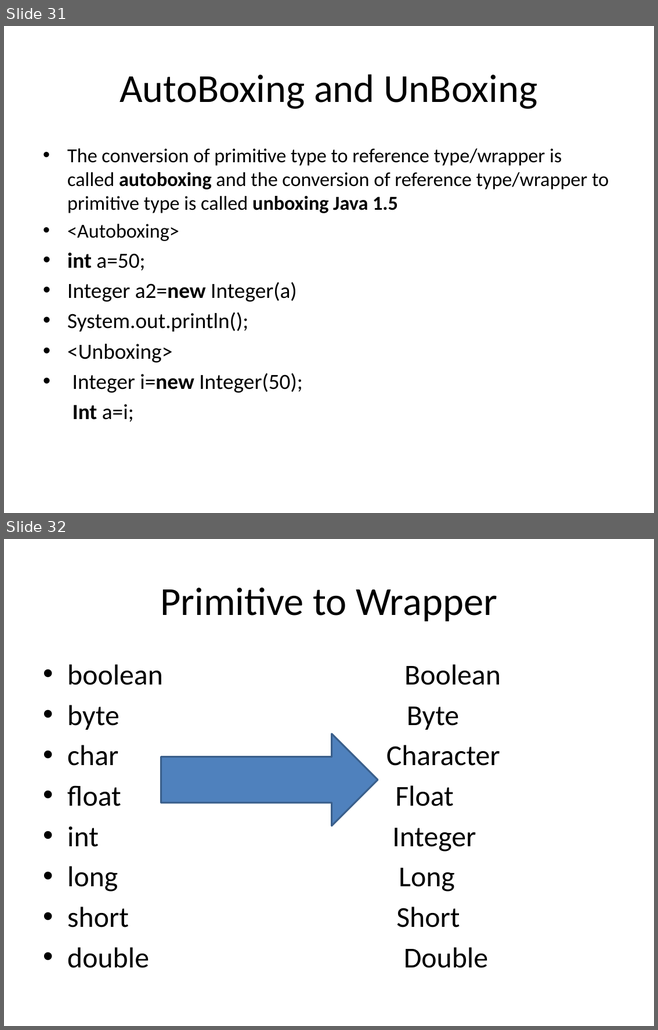
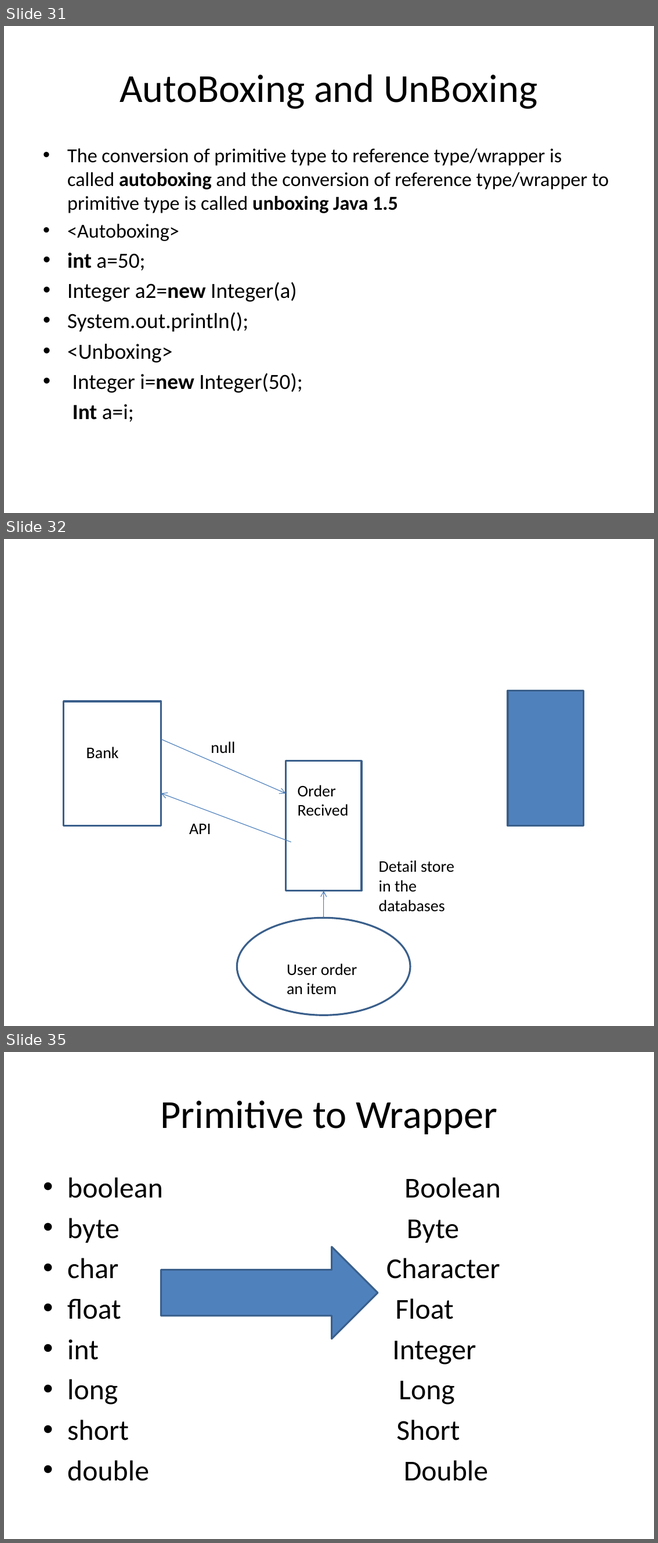
Before and after one commit to BesantJ2ee/Javajewels_9_30, a slide deck: PPT/Module-3/Module3_Fundamental_of_Java_Programming.pptx. Shown one above the other, each under a label of ours: slides 31 and 32 before the commit, slides 31, 32 and 35 after it; the slides between them are not shown. The pictures are 658x1030 and 658x1543 pixels, drawn with LibreOffice and Linux fonts; fonts in the diff are those of the drawing. Boxes give left, top, right and bottom in pixels: in the first picture for what was removed or moved away, otherwise in the second. Text is boxed around its words. In the diff, an @@ line names an element or a change of style, - is before the commit and + after.

```diff
--- a/PPT/Module-3/Module3_Fundamental_of_Java_Programming.pptx
+++ b/PPT/Module-3/Module3_Fundamental_of_Java_Programming.pptx
@@ slide 32 added at [4,539,654,1026], background #FFFFFF @@
@@ rectangle added at [507,690,583,826], fill #4F81BD, outline #3A5F8C 2 pt @@
@@ rectangle added at [64,701,161,826], outline #3A5F8C 2 pt @@
@@ text added at [86,747,119,759], 18 pt, text #000000 @@
+Bank
@@ arrow added from (161, 739) to (285, 794), #4B7EBC 0.75 pt @@
@@ text added at [210,741,235,754], 18 pt, text #000000 @@
+null
@@ rectangle added at [285,761,361,891], outline #3A5F8C 2 pt @@
@@ arrow added from (291, 842) to (161, 794), #4B7EBC 0.75 pt @@
@@ text added at [297,785,349,816], 18 pt, text #000000 @@
+Order Recived
@@ text added at [189,824,211,834], 18 pt, text #000000 @@
+API
@@ text added at [379,860,454,912], 18 pt, text #000000 @@
+Detail store in the databases
@@ arrow added from (324, 918) to (324, 891), #4B7EBC 0.75 pt @@
@@ ellipse added at [237,918,410,1015], outline #3A5F8C 2 pt @@
@@ text added at [286,964,357,995], 18 pt, text #000000 @@
+User order an item
@@ what was slide 32 is now slide 35 @@
```
Also in this commit, not shown: 2 slides changed, 2 other slides added, 4 other files.
